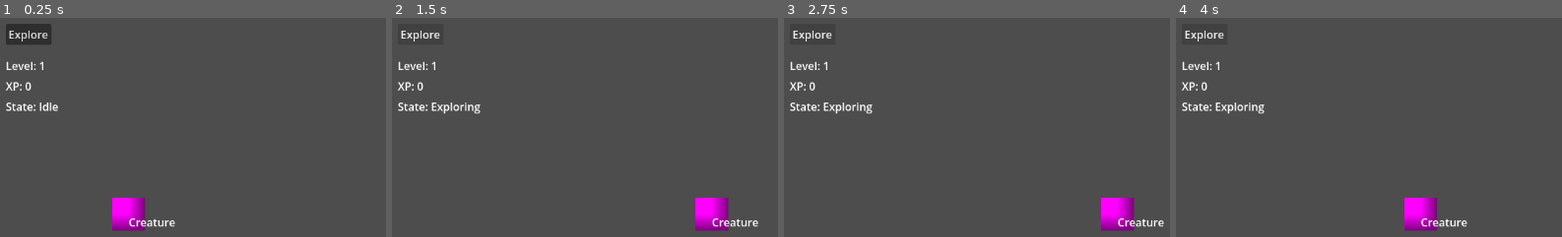
Above: before the commit, frames 1-4 (left to right).
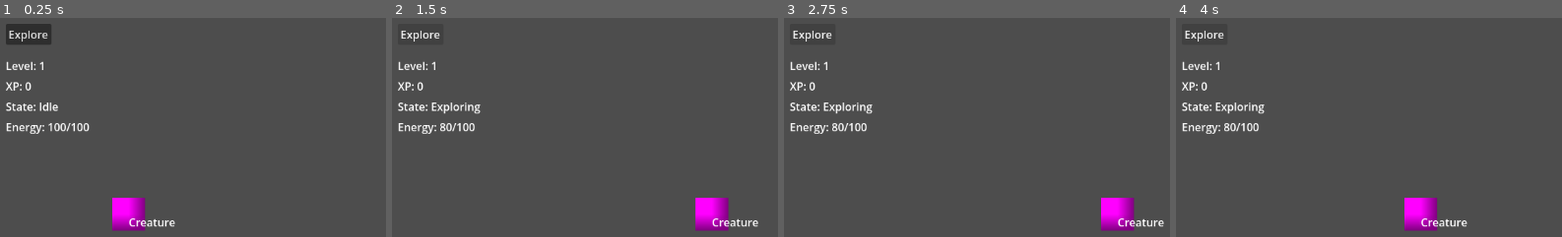
Above: after the commit, the same moments.

Repository: Radhika-15-Agarwal/CreatureGame
Game: Godot game, scene res://scenes/main.tscn
Same seed, same stepped clock (60 frames per second), same inputs: the game is played once before the commit and once after it.
Inputs:
- Up to frame 1 (0.25 s): no input
- Up to frame 2 (1.5 s): click "Explore" at 0.5 s; click "Explore" at 1.25 s
- Up to frame 3 (2.75 s): click "Explore" at 2 s
- Up to frame 4 (4 s): tap Enter at 2.75 s; tap Space at 3.5 s

The runs differ from the first frame. In frame 1, 0.5% of the frame differs, in the area x 1-24%, y 47-53%; in frame 2, 0.4%; in frame 3, 0.4%; in frame 4, 0.4%.

Commit message:
Add creature energy system

Diff:
--- a/scenes/main.tscn
+++ b/scenes/main.tscn
@@ -53,4 +53,11 @@
 offset_bottom = 153.0
 text = "State: Idle"
 
+[node name="EnergyLabel" type="Label" parent="CanvasLayer" unique_id=1443942606]
+offset_left = 20.0
+offset_top = 160.0
+offset_right = 143.0
+offset_bottom = 183.0
+text = "Energy: 100/100"
+
 [connection signal="pressed" from="CanvasLayer/ExploreButton" to="." method="_on_explore_button_pressed"]
--- a/scripts/creature.gd
+++ b/scripts/creature.gd
@@ -2,6 +2,8 @@
 
 var xp := 0
 var level := 1
+var energy := 100
+var max_energy := 100
 
 var exploring := false
 
@@ -24,7 +26,12 @@
 		print("Already exploring")
 		return
 
+	if energy < 20:
+		print("Too tired to explore")
+		return
+
 	exploring = true
+	energy -= 20
 	stats_changed.emit()
 
 	print("Creature left to explore")
--- a/scripts/main.gd
+++ b/scripts/main.gd
@@ -5,6 +5,7 @@
 @onready var level_label = $CanvasLayer/LevelLabel
 @onready var xp_label = $CanvasLayer/XPLabel
 @onready var state_label = $CanvasLayer/StateLabel
+@onready var energy_label = $CanvasLayer/EnergyLabel
 
 func _on_explore_button_pressed():
 	creature.explore()
@@ -21,3 +22,8 @@
 		state_label.text = "State: Exploring"
 	else:
 		state_label.text = "State: Idle"
+
+	energy_label.text = "Energy: %d/%d" % [
+		creature.energy,
+		creature.max_energy
+	]
